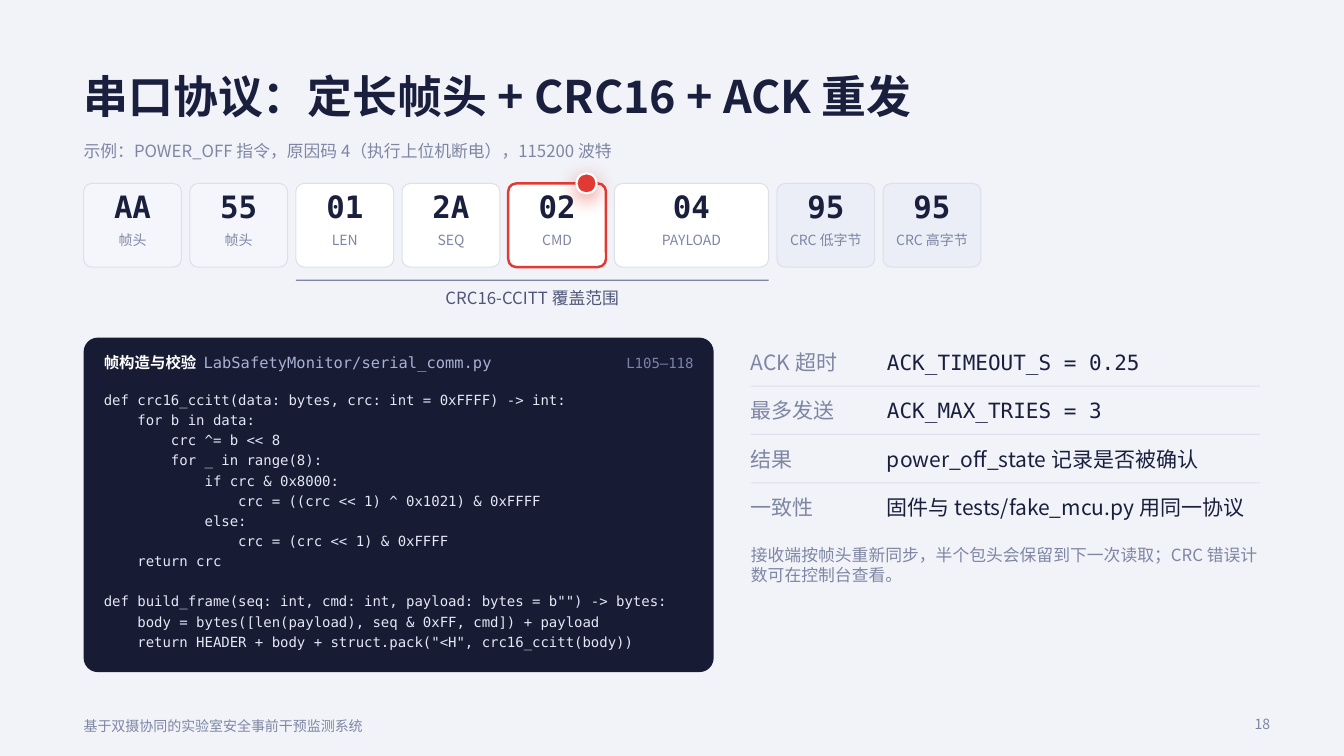
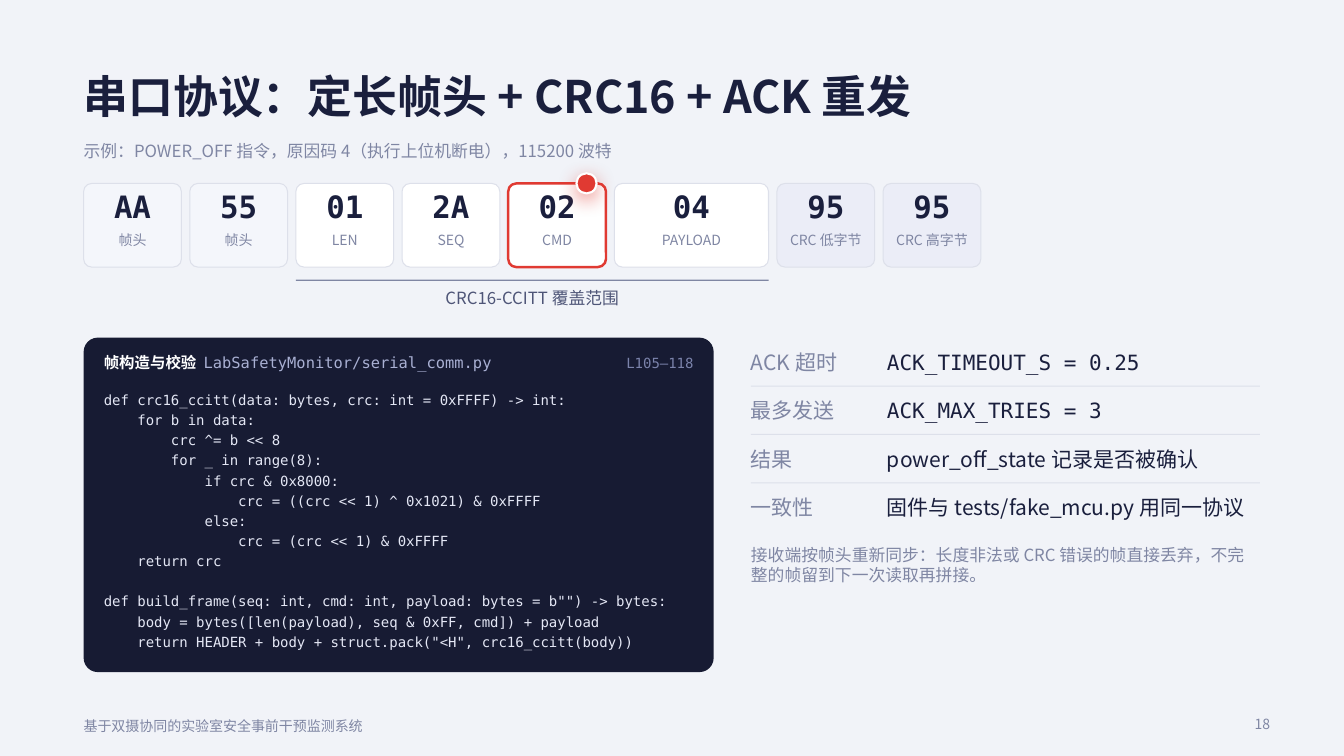
Before and after one commit to SSSSSmilewei/lab-safety-monitor, a slide deck: slide 18 of slides/实验室安全答辩.pptx. Drawn at 1344x756 pixels with LibreOffice and Linux fonts; fonts in the diff are those of the drawing. Boxes give left, top, right and bottom in pixels: in the first picture for what was removed or moved away, otherwise in the second. Text is boxed around its words. In the diff, an @@ line names an element or a change of style, - is before the commit and + after.

```diff
--- a/slides/实验室安全答辩.pptx
+++ b/slides/实验室安全答辩.pptx
@@ text at [751,547,1244,582]: text changed @@
-接收端按帧头重新同步，半个包头会保留到下一次读取；CRC 错误计数可在控制台查看。
+接收端按帧头重新同步：长度非法或 CRC 错误的帧直接丢弃，不完整的帧留到下一次读取再拼接。
```
Also in this commit, not shown: 8 other slides changed, 13 other files.
